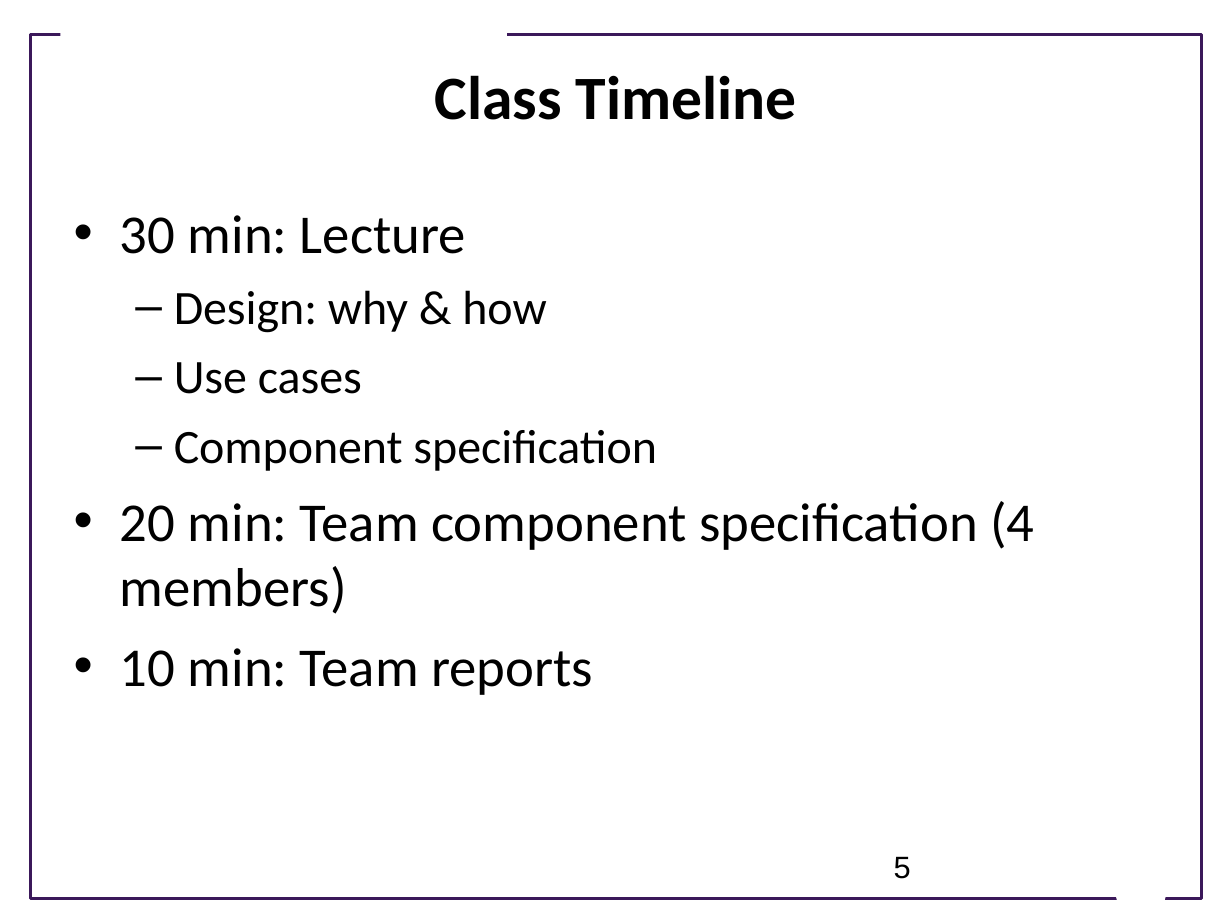
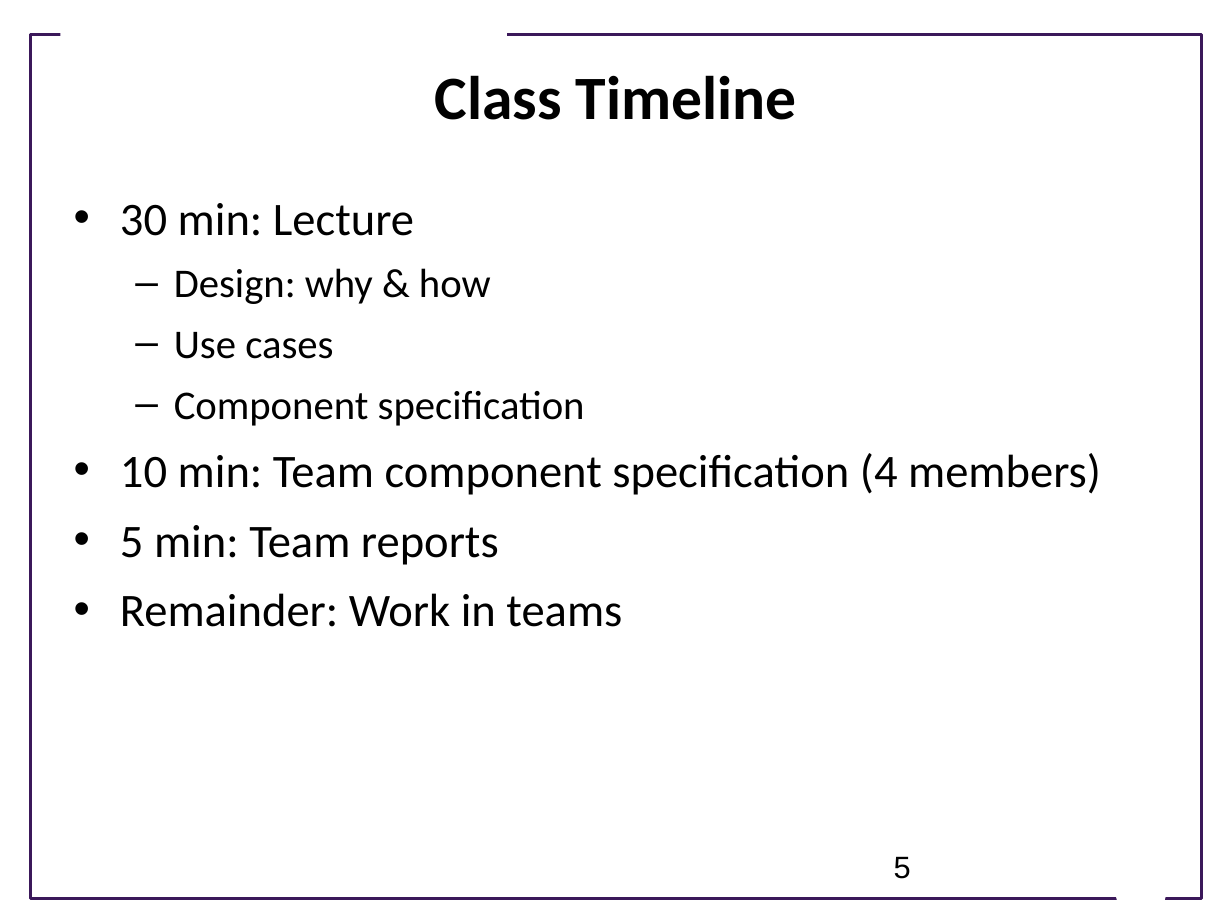
Before and after one commit to UWSEDS/LectureNotes, a slide deck: slide 5 of 09_Software_Design/Software-Design.ppt. Drawn at 1232x924 pixels with LibreOffice and Linux fonts; fonts in the diff are those of the drawing; background and template pictures are left out. Boxes give left, top, right and bottom in pixels: in the first picture for what was removed or moved away, otherwise in the second. Text is boxed around its words. In the diff, an @@ line names an element or a change of style, - is before the commit and + after.

Commit message:
Updated slides

```diff
--- a/09_Software_Design/Software-Design.ppt
+++ b/09_Software_Design/Software-Design.ppt
@@ text at box(120, 203, 585, 426): size 32 to 27.2 pt in "30 min: Lecture"; size 28 to 23.8 pt in "Design: why & how", "Use cases", "Component specification" @@
@@ text at box(120, 453, 1101, 627): text changed; size 32 to 27.2 pt @@
-• 20 min: Team component specification (4 members)
-• 10 min: Team reports
+• 10 min: Team component specification (4 members)
+• 5 min: Team reports
+• Remainder: Work in teams
```
Also in this commit, not shown: 2 other slides changed, 2 slides added.
